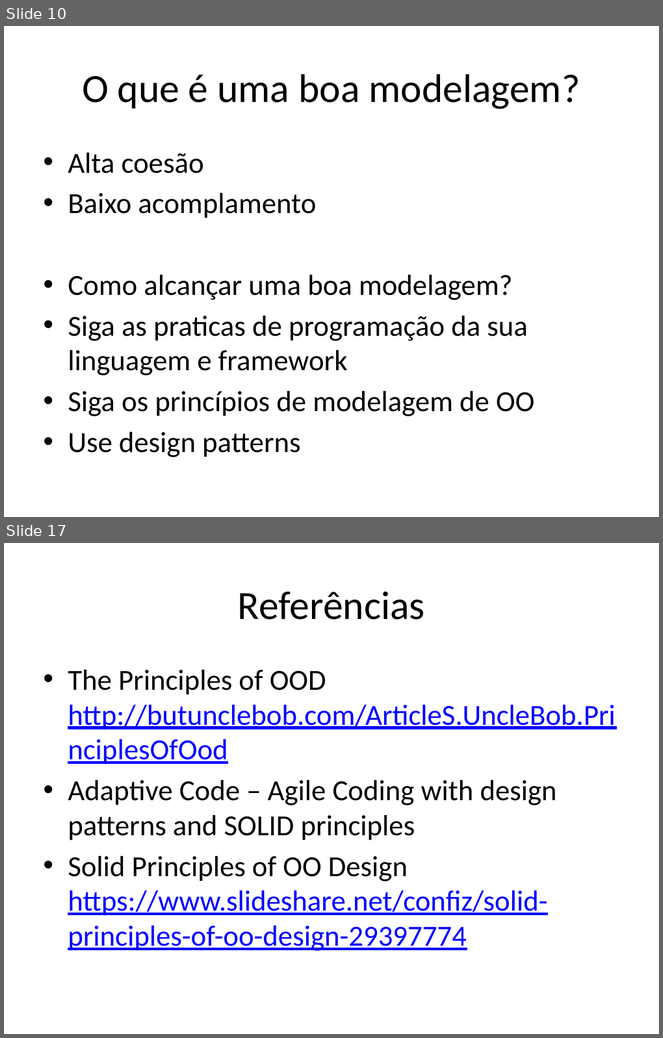
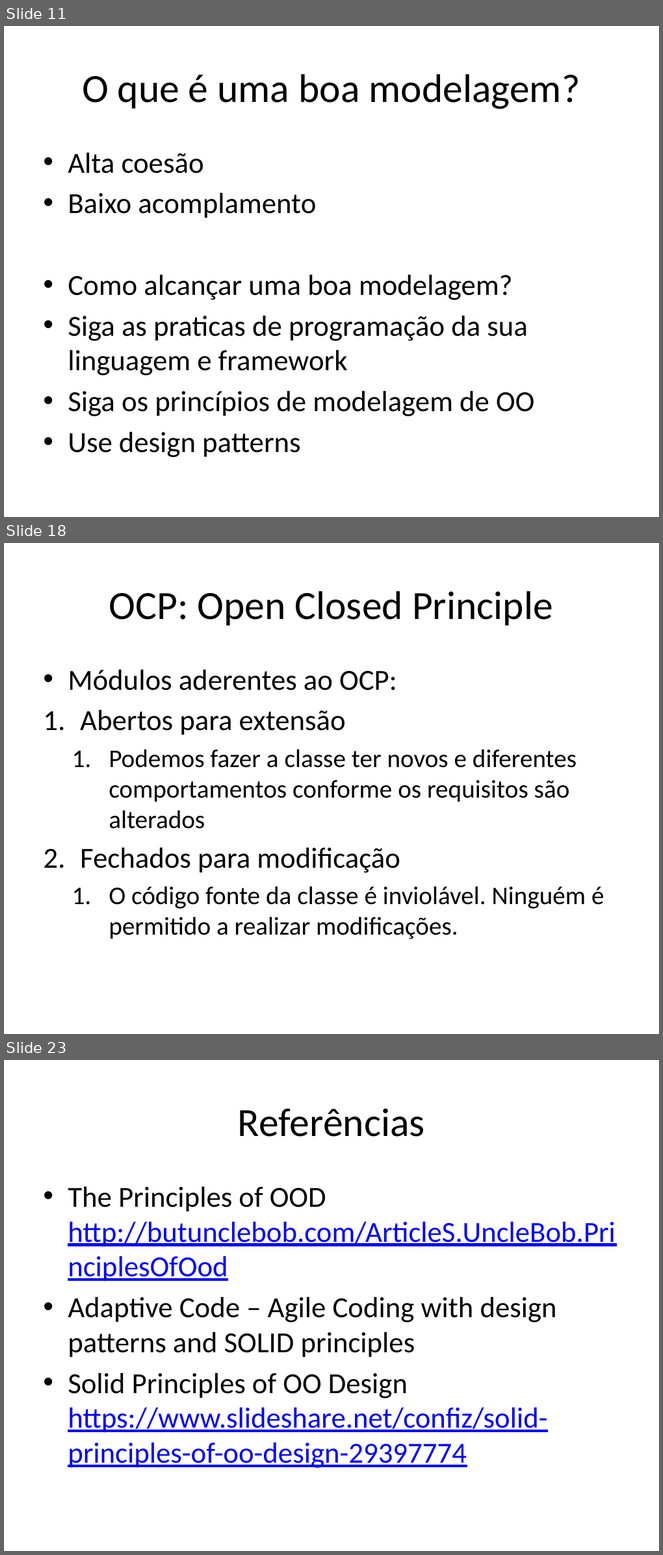
Before and after one commit to ivanpaulovich/event-sourcing-jambo, a slide deck: docs/Princípios SOLID usando .NET Core e Visual Studio 2017.pptx. Shown one above the other, each under a label of ours: slides 10 and 17 before the commit, slides 11, 18 and 23 after it; the slides between them are not shown. The pictures are 663x1038 and 663x1555 pixels, drawn with LibreOffice and Linux fonts; fonts in the diff are those of the drawing. Boxes give left, top, right and bottom in pixels: in the first picture for what was removed or moved away, otherwise in the second. Text is boxed around its words. In the diff, an @@ line names an element or a change of style, - is before the commit and + after.

```diff
--- a/docs/Princípios SOLID usando .NET Core e Visual Studio 2017.pptx
+++ b/docs/Princípios SOLID usando .NET Core e Visual Studio 2017.pptx
@@ slide 18 added at (x1=4, y1=543, x2=659, y2=1034), background #FFFFFF @@
@@ title added at (x1=109, y1=591, x2=553, y2=626), 44 pt, text #000000 @@
+OCP: Open Closed Principle
@@ text added at (x1=68, y1=670, x2=604, y2=939), 28 pt, text #000000 @@
+• Módulos aderentes ao OCP:
+1. Abertos para extensão
+  1. Podemos fazer a classe ter novos e diferentes comportamentos conforme os requisitos são alterados
+2. Fechados para modificação
+  1. O código fonte da classe é inviolável. Ninguém é permitido a realizar modificações.
@@ what was slide 10 is now slide 11 @@
@@ what was slide 17 is now slide 23 @@
```
Also in this commit, not shown: 7 slides changed, 5 other slides added, 2 other files.
